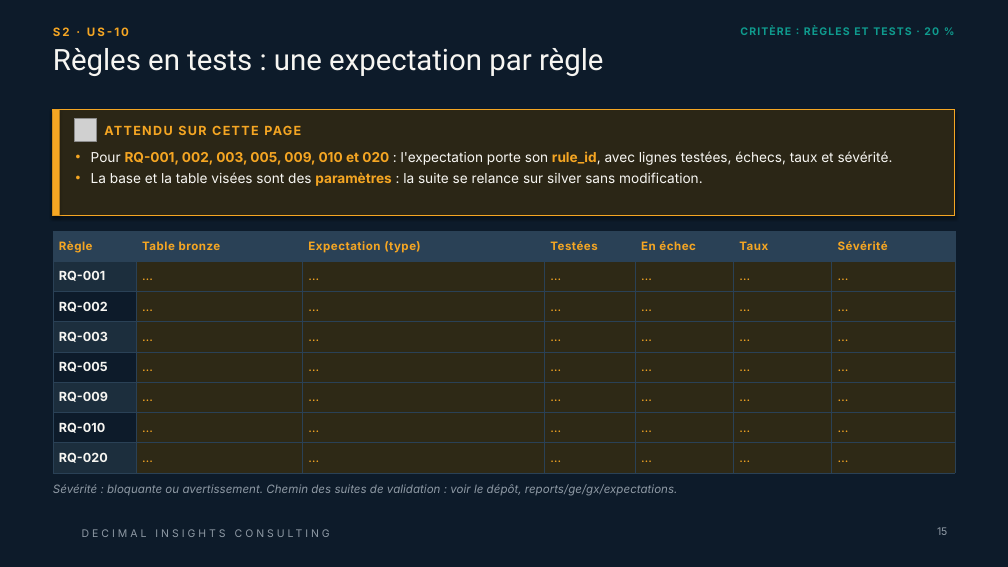
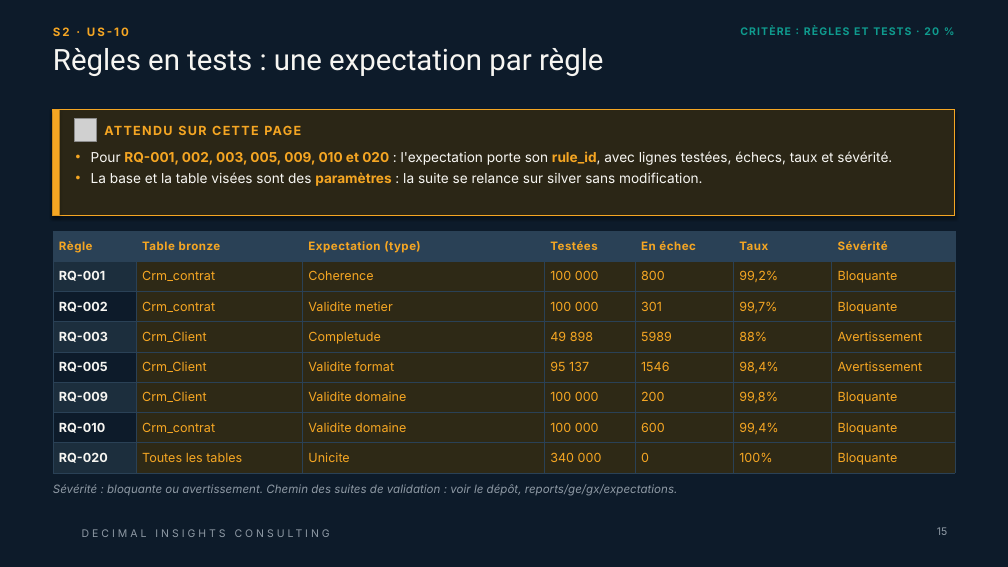
Before and after one commit to 0TRDavid/td-qualite-g00, a slide deck: slide 15 of livrables/Livrable_Groupe_TD_AssurConnect.pptx. Drawn at 1008x567 pixels with LibreOffice and Linux fonts; fonts in the diff are those of the drawing; grey boxes stand for pictures; background and template pictures are left out. Boxes give left, top, right and bottom in pixels: in the first picture for what was removed or moved away, otherwise in the second. Text is boxed around its words. In the diff, an @@ line names an element or a change of style, - is before the commit and + after.

```diff
--- a/livrables/Livrable_Groupe_TD_AssurConnect.pptx
+++ b/livrables/Livrable_Groupe_TD_AssurConnect.pptx
@@ table at [53, 231, 955, 473] @@
-row 2: RQ-001 | … | … | … | … | … | …
+row 2: RQ-001 | Crm_contrat | Coherence | 100 000 | 800 | 99,2% | Bloquante
-row 3: RQ-002 | … | … | … | … | … | …
+row 3: RQ-002 | Crm_contrat | Validite metier | 100 000 | 301 | 99,7% | Bloquante
-row 4: RQ-003 | … | … | … | … | … | …
+row 4: RQ-003 | Crm_Client | Completude | 49 898 | 5989 | 88% | Avertissement
-row 5: RQ-005 | … | … | … | … | … | …
+row 5: RQ-005 | Crm_Client | Validite format | 95 137 | 1546 | 98,4% | Avertissement
-row 6: RQ-009 | … | … | … | … | … | …
+row 6: RQ-009 | Crm_Client | Validite domaine | 100 000 | 200 | 99,8% | Bloquante
-row 7: RQ-010 | … | … | … | … | … | …
+row 7: RQ-010 | Crm_contrat | Validite domaine | 100 000 | 600 | 99,4% | Bloquante
-row 8: RQ-020 | … | … | … | … | … | …
+row 8: RQ-020 | Toutes les tables | Unicite | 340 000 | 0 | 100% | Bloquante
```
Also in this commit, not shown: 36 other slides changed, 1 other file.
